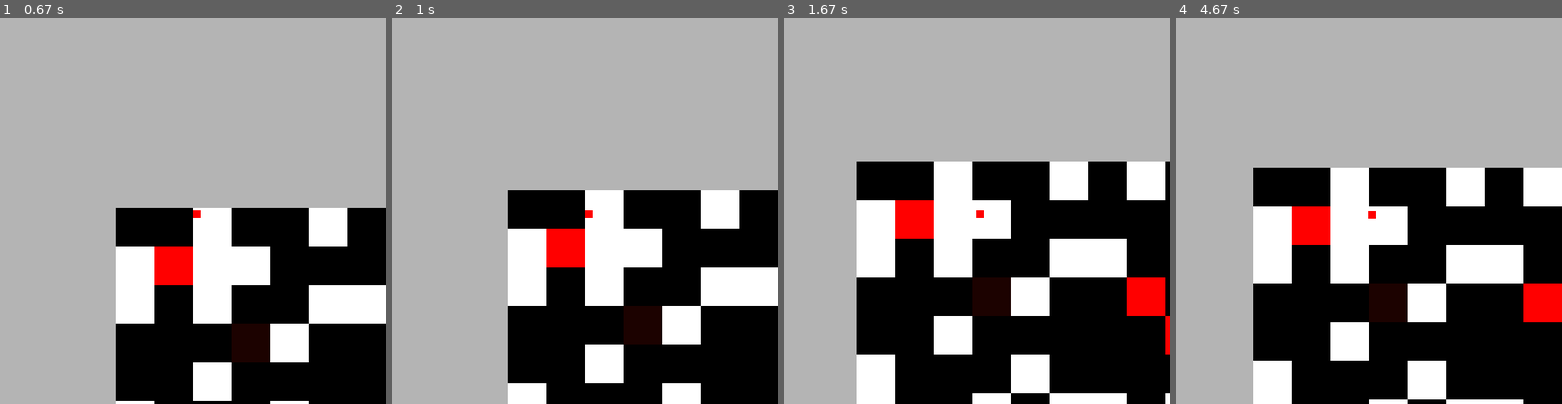
Above: before the commit, frames 1-4 (left to right).
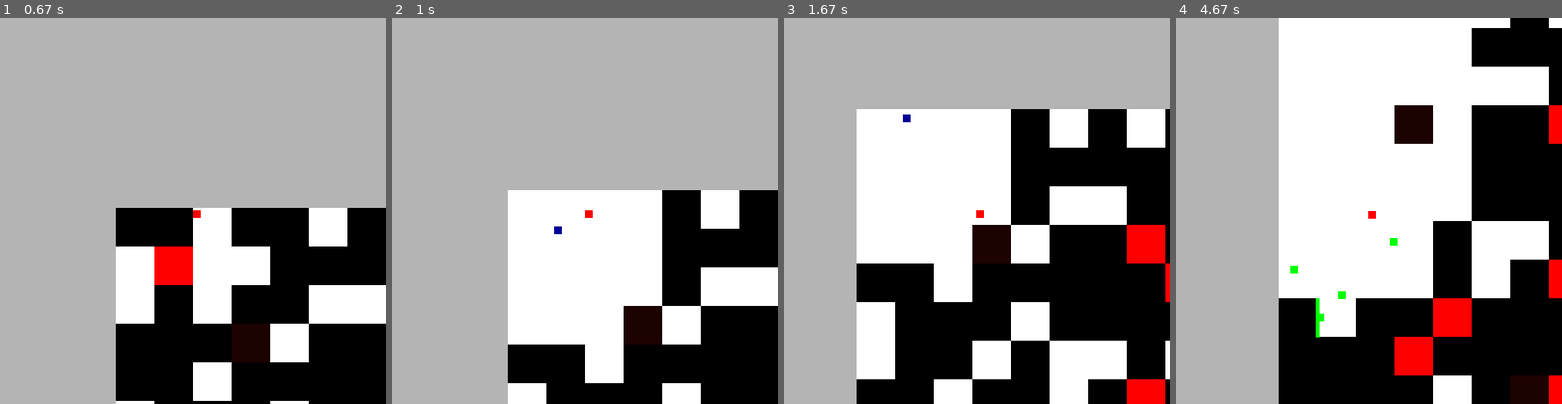
Above: after the commit, the same moments.

Repository: sillypantscoder/pygame_platformer_2
Game: pygame game, started from main.py
The game is run twice, just before and just after one commit, with the same random seed, the same clock (stepped at 60 frames per second) and the same inputs.
Inputs (mouse positions are in pixels of both pictures, inside the frame that each line leads up to):
- Up to frame 1 (0.67 s): click "Go >" at 0.38 s
- Up to frame 2 (1 s): press the mouse at (623, 238) at 0.7 s; move the mouse to (588, 218) at 0.8 s; release the mouse at (554, 195) at 0.93 s
- Up to frame 3 (1.67 s): hold Right 1-1.47 s; hold Up from 1.5 s (still down)
- Up to frame 4 (4.67 s): release Up at 1.8 s; hold Right 1.83-2.3 s; hold Left 2.33-2.87 s; hold Left 2.9-3.3 s; hold Up 3.33-3.7 s; hold Right 3.73-4.37 s; hold Left from 4.4 s (still down)

Frame 1 is identical in both runs. In frame 2, 9.0% of the frame differs, in the area x 30-70%, y 44-85%; in frame 3, 38%; in frame 4, 54%, in the area x 20-100%, y 0-100%.

Commit message:
Fixed explosions when monsters die, added spawners

Diff:
--- a/main.py
+++ b/main.py
@@ -65,8 +65,8 @@
 
 def explosion(cx, cy, rad):
 	more = []
-	for x in range(cx - rad, cx + rad):
-		for y in range(cy - rad, cy + rad):
+	for x in range(cx - rad, cx + rad + 1):
+		for y in range(cy - rad, cy + rad + 1):
 			if x < 0 or y < 0 or x >= BOARDSIZE[0] or y >= BOARDSIZE[1]: continue;
 			if WORLD[x][y] == 2:
 				more.append([x, y])
@@ -173,7 +173,28 @@
 		else:
 			self.direction = random.choice([1, -1])
 	def despawn(self):
-		if random.random() < 0.3: explosion(round(t.x / BOARDSIZE[0]), round(t.y / BOARDSIZE[1]), 3)
+		if random.random() < 0.3:
+			explosion(round(self.x / CELLSIZE), round(self.y / CELLSIZE), 3)
+
+class Spawner(Mob):
+	def __init__(self, x, y, color):
+		self.x = x
+		self.y = y
+		self.vx = 0
+		self.vy = 0
+		self.standing = False
+		self.color = color
+		self.ticks = 0
+		self.direction = None
+	def tickmove(self):
+		self.ticks += 1
+		if self.ticks < 60:
+			self.vy = -1
+			self.vx = 0
+		elif self.ticks == 60:
+			self.vx = 0
+			for i in range(random.randint(4, 14)):
+				things.append(Monster(self.x, self.y, (0, 255, 0)))
 
 player = Player(100, 0, RED)
 things = []
@@ -183,6 +204,9 @@
 		if event.type == pygame.QUIT:
 			player.despawn()
 			# User clicked close button
+		if event.type == pygame.MOUSEBUTTONUP:
+			pos = pygame.mouse.get_pos()
+			things.append(Spawner(pos[0] + (player.x - 250), pos[1] + (player.y - 250), (0, 0, 150)))
 	# DRAWING ------------
 	screen.fill(GRAY)
 	totalScreen.fill(WHITE)
